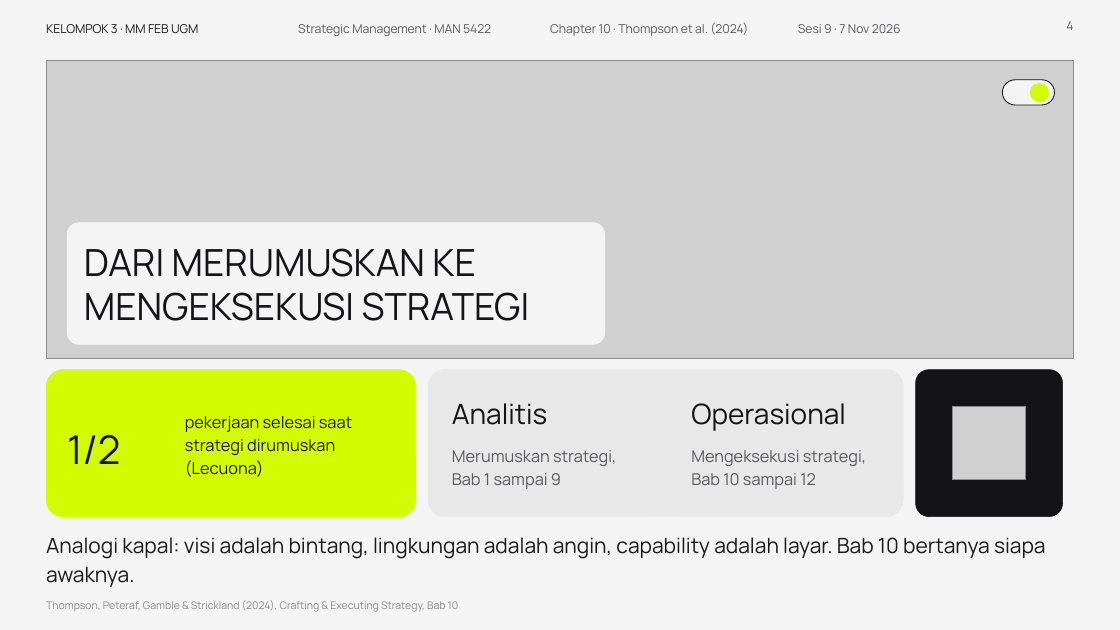
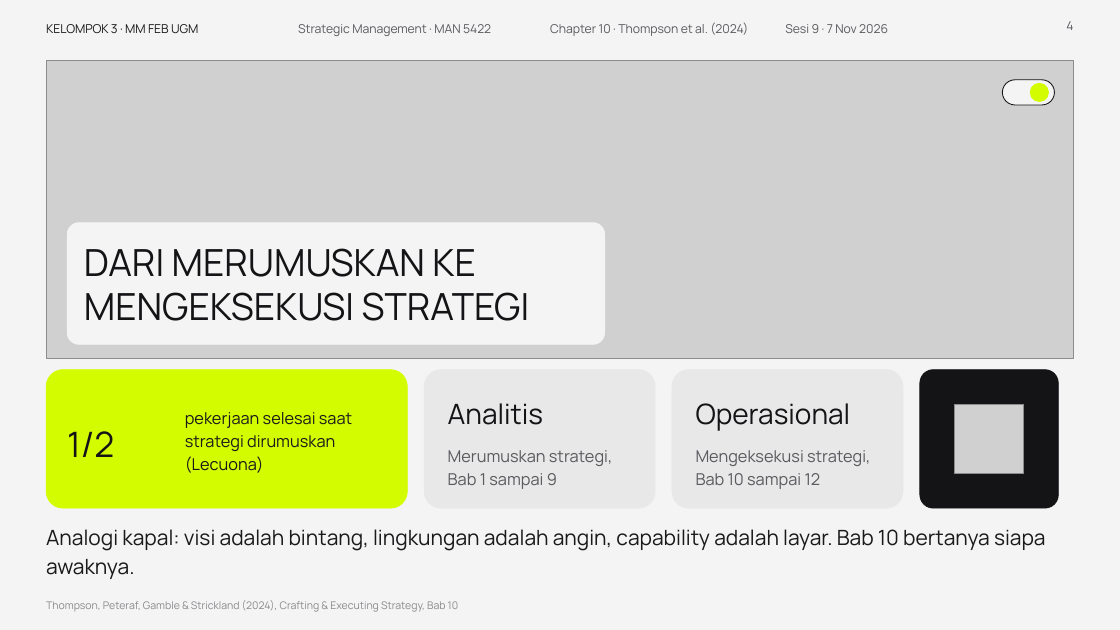
Before and after one commit to aslihabnuri/Dom-Manipulation, a slide deck: slide 4 of presentasi_ch10_kelompok3/SMJKT_Group 3_Aslih_Chapter 10 Strategy Execution.pptx. Drawn at 1120x630 pixels with LibreOffice and Linux fonts; fonts in the diff are those of the drawing; grey boxes stand for pictures; background and template pictures are left out. Boxes give left, top, right and bottom in pixels: in the first picture for what was removed or moved away, otherwise in the second. Text is boxed around its words. In the diff, an @@ line names an element or a change of style, - is before the commit and + after.

```diff
--- a/presentasi_ch10_kelompok3/SMJKT_Group 3_Aslih_Chapter 10 Strategy Execution.pptx
+++ b/presentasi_ch10_kelompok3/SMJKT_Group 3_Aslih_Chapter 10 Strategy Execution.pptx
@@ text "Sesi 9 · 7 Nov ..." moved from (x1=798, y1=24, x2=901, y2=33) to (x1=785, y1=24, x2=888, y2=33) @@
@@ rounded rectangle resized from (x1=46, y1=370, x2=416, y2=517) to (x1=46, y1=370, x2=408, y2=508) @@
@@ text "1/2" at (x1=67, y1=431, x2=114, y2=457): size 34 to 30 pt @@
@@ text "pekerjaan selesai saat strategi dirumuskan ..." moved from (x1=185, y1=416, x2=352, y2=477) to (x1=185, y1=412, x2=352, y2=473) @@
@@ rounded rectangle resized from (x1=429, y1=370, x2=903, y2=517) to (x1=424, y1=370, x2=655, y2=508) @@
@@ rounded rectangle removed at (x1=429, y1=370, x2=664, y2=517) @@
@@ text "Analitis" moved from (x1=452, y1=403, x2=547, y2=425) to (x1=448, y1=403, x2=543, y2=425) @@
@@ rounded rectangle resized from (x1=668, y1=370, x2=903, y2=517) to (x1=672, y1=370, x2=903, y2=508) @@
@@ text "Operasional" moved from (x1=691, y1=403, x2=846, y2=431) to (x1=696, y1=403, x2=851, y2=431) @@
@@ proportions changed in 4 elements at (x1=46, y1=370, x2=408, y2=508), (x1=424, y1=370, x2=655, y2=508), (x1=672, y1=370, x2=903, y2=508), (x1=920, y1=370, x2=1059, y2=508) @@
@@ rounded rectangle resized from (x1=916, y1=370, x2=1063, y2=517) to (x1=920, y1=370, x2=1059, y2=508) @@
@@ picture resized from (x1=953, y1=407, x2=1027, y2=481) to (x1=954, y1=404, x2=1023, y2=473) @@
@@ text "Merumuskan strategi, Bab 1 sampai ..." moved from (x1=452, y1=450, x2=616, y2=489) to (x1=448, y1=450, x2=612, y2=489) @@
@@ text "Mengeksekusi strategi, Bab 10 sampai ..." moved from (x1=691, y1=450, x2=866, y2=489) to (x1=696, y1=450, x2=870, y2=489) @@
@@ text "Analogi kapal: visi adalah bintang, ..." moved from (x1=46, y1=537, x2=1046, y2=587) to (x1=46, y1=529, x2=1046, y2=579) @@
```
Also in this commit, not shown: 18 other slides changed, 1 other file.
